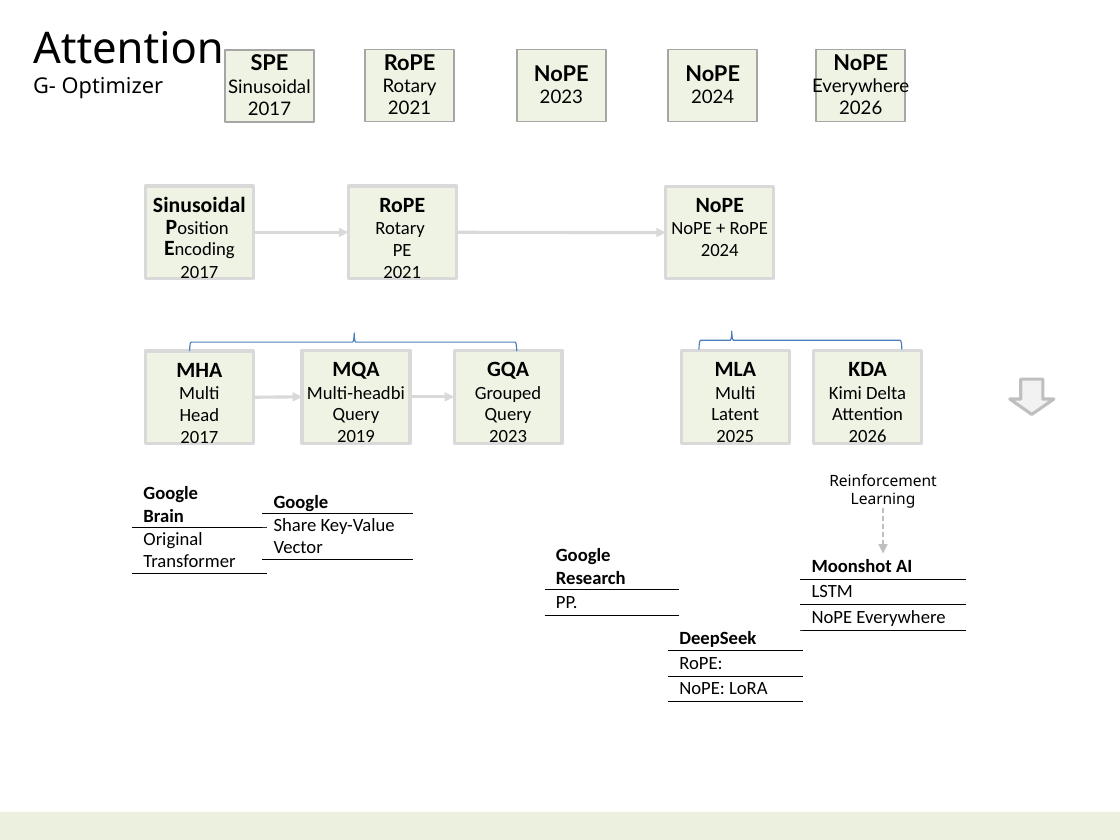
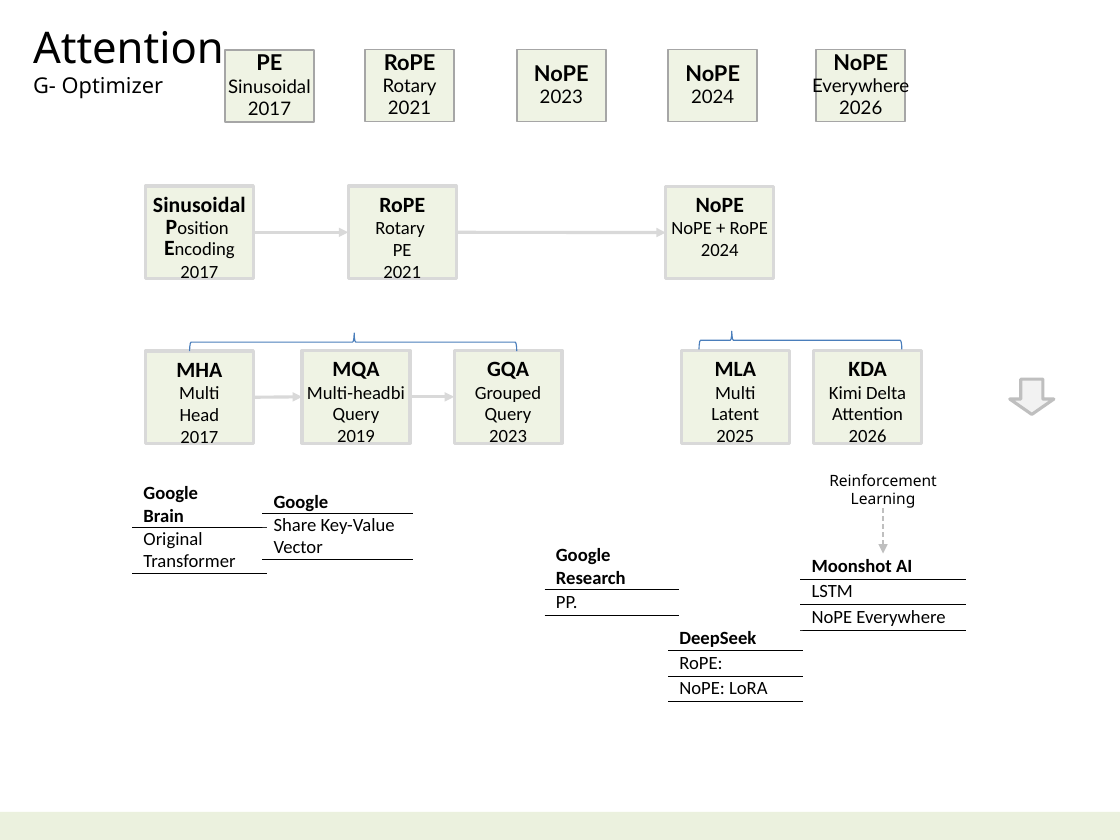
Before and after one commit to navibator/crazy-ai, a slide deck: slide 15 of ai-deepseek.pptx. Drawn at 1120x840 pixels with LibreOffice and Linux fonts; fonts in the diff are those of the drawing. Boxes give left, top, right and bottom in pixels: in the first picture for what was removed or moved away, otherwise in the second. Text is boxed around its words. In the diff, an @@ line names an element or a change of style, - is before the commit and + after.

```diff
--- a/ai-deepseek.pptx
+++ b/ai-deepseek.pptx
@@ text in rectangle at (x1=256, y1=54, x2=282, y2=70): text changed @@
-SPE
+PE
```
Also in this commit, not shown: 1 other slide changed, 2 other files.
